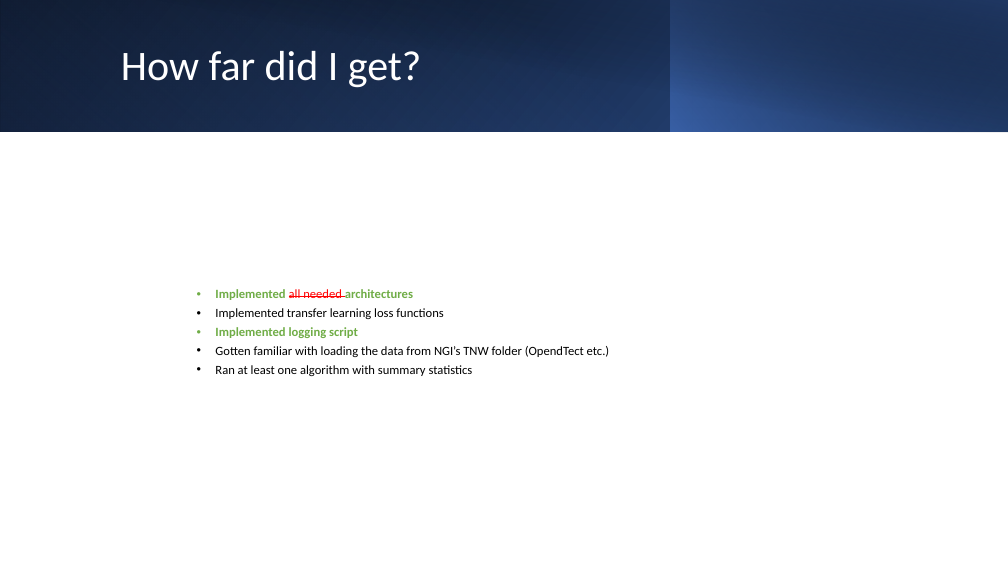
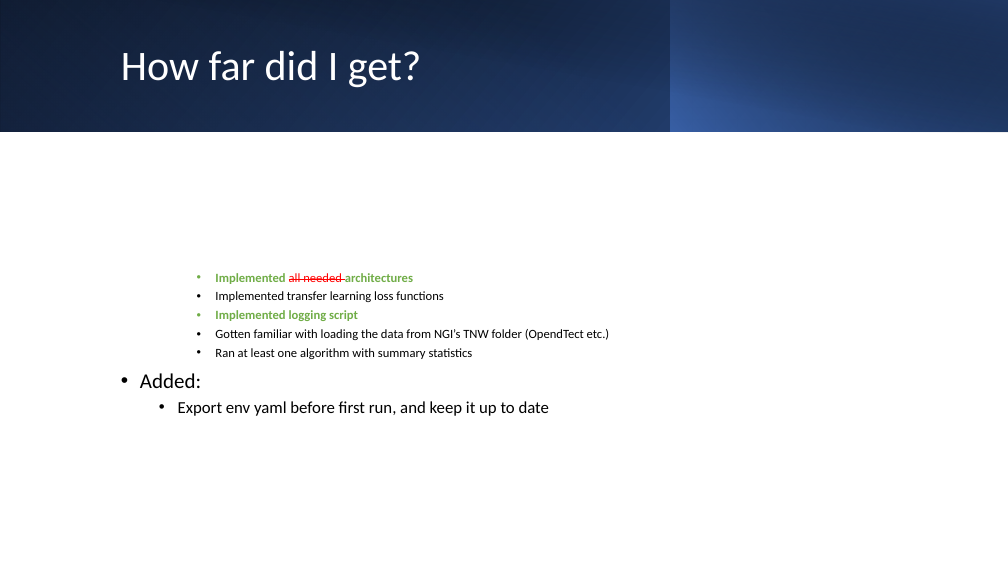
Before and after one commit to sjurmsc/MSC2023, a slide deck: slide 3 of Meeting Presentations/15.09.2022_ML Meeting.pptx. Drawn at 1008x567 pixels with LibreOffice and Linux fonts; fonts in the diff are those of the drawing. Boxes give left, top, right and bottom in pixels: in the first picture for what was removed or moved away, otherwise in the second. Text is boxed around its words. In the diff, an @@ line names an element or a change of style, - is before the commit and + after.

```diff
--- a/Meeting Presentations/15.09.2022_ML Meeting.pptx
+++ b/Meeting Presentations/15.09.2022_ML Meeting.pptx
@@ text at (140, 373, 549, 416): paragraphs added @@
+• Added:
+  • Export env yaml before first run, and keep it up to date
```
Also in this commit, not shown: 1 other slide changed, 1 slide added, 5 other files.
